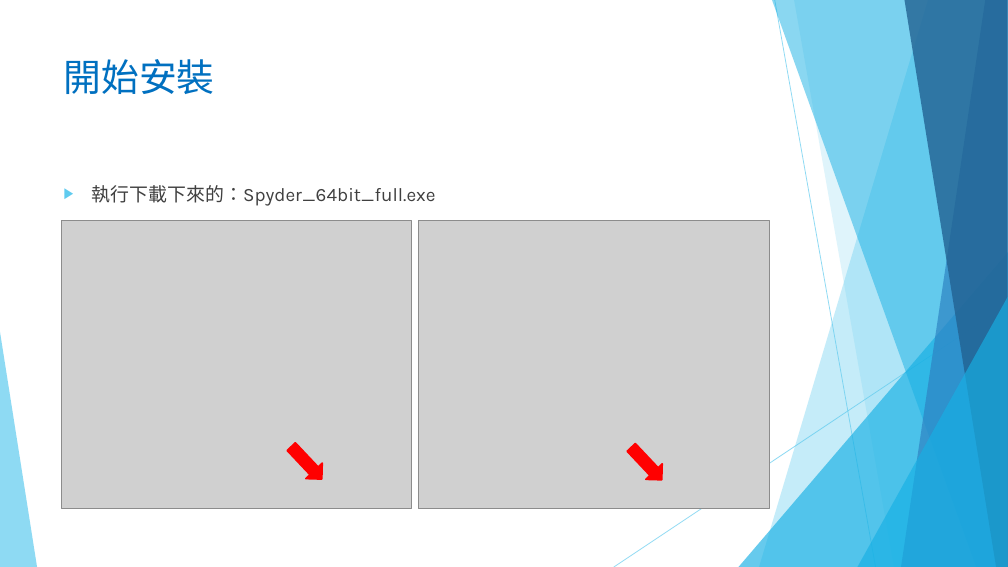
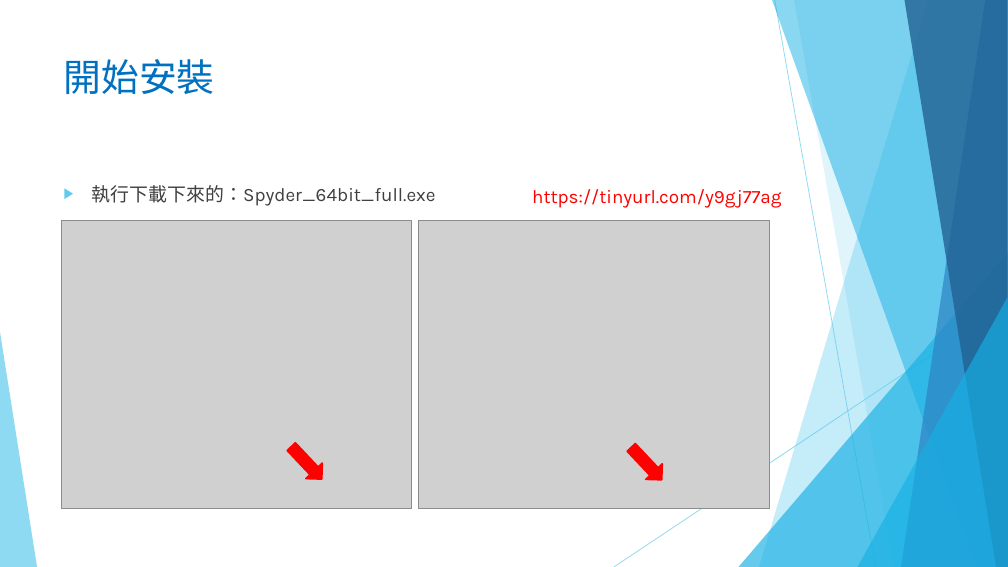
Before and after one commit to liulawsi/My_PPTs, a slide deck: slide 15 of LCC/Python/00c_Spyder環境建置.pptx. Drawn at 1008x567 pixels with LibreOffice and Linux fonts; fonts in the diff are those of the drawing; grey boxes stand for pictures; background and template pictures are left out. Boxes give left, top, right and bottom in pixels: in the first picture for what was removed or moved away, otherwise in the second. Text is boxed around its words. In the diff, an @@ line names an element or a change of style, - is before the commit and + after.

```diff
--- a/LCC/Python/00c_Spyder環境建置.pptx
+++ b/LCC/Python/00c_Spyder環境建置.pptx
@@ text added at box(532, 189, 781, 208), 18 pt, text #FF0000 @@
+https://tinyurl.com/y9gj77ag
```
Also in this commit, not shown: 2 other slides changed, 5 other files.
